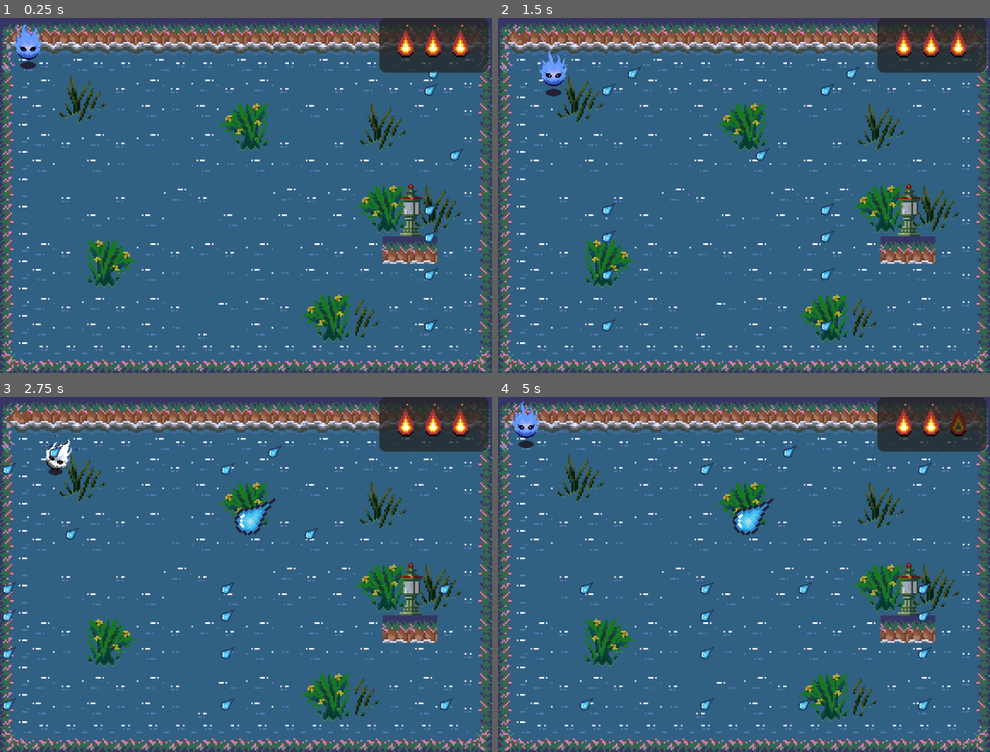
Above: before the commit, frames 1-4 (two rows, left to right).
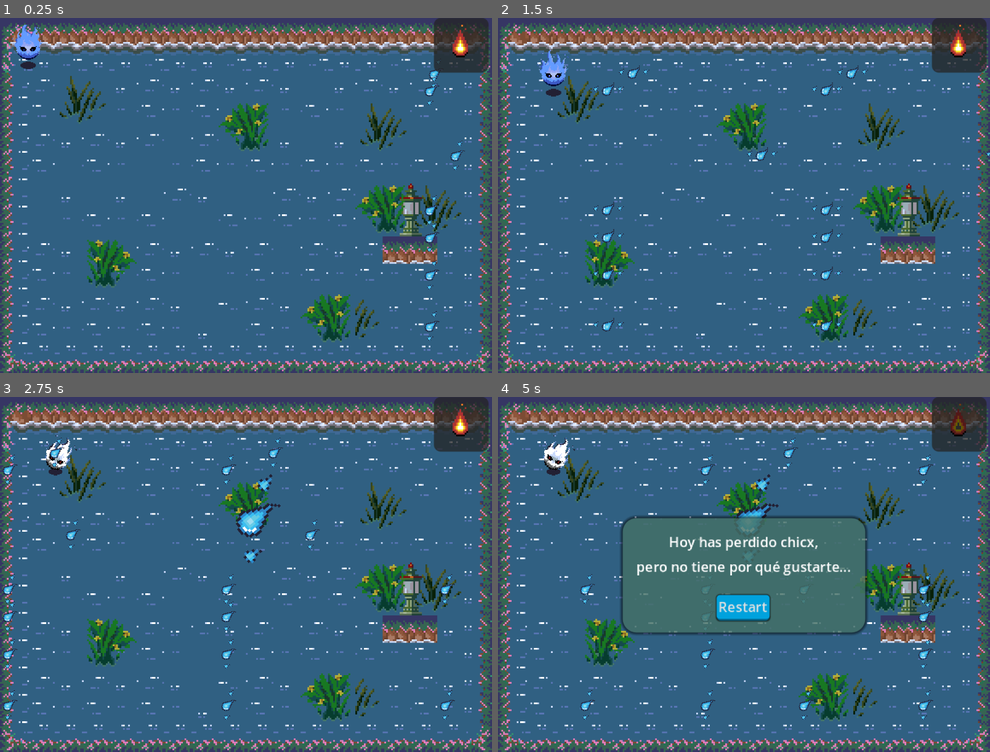
Above: after the commit, the same moments.

Repository: Edric723/Frogger_swamp
Game: Godot game, scene res://src/scenes/main.tscn
The game is run twice, just before and just after one commit, with the same random seed, the same clock (stepped at 60 frames per second) and the same inputs.
Inputs:
- Up to frame 1 (0.25 s): no input
- Up to frame 2 (1.5 s): hold Right (right) 0.53-1.28 s; hold Down (down) from 1.28 s (still down)
- Up to frame 3 (2.75 s): release Down (down) at 2.03 s; hold Right (right) from 2.03 s (still down)
- Up to frame 4 (5 s): release Right (right) at 2.78 s; hold Up (up) 2.78-3.53 s; hold Left (left) from 3.53 s (still down)

The runs differ from the first frame. In frame 1, 2.2% of the frame differs, in the area x 76-95%, y 0-91%; in frame 2, 2.1%; in frame 3, 3.2%; in frame 4, 7.7%, in the area x 2-90%, y 0-91%.

Commit message:
Update - Animación obstaculo y nuevo script.
- Agregué animación para el obstáculo.
- Creé un Script para poder manejar dicha animación.
- Actualicé el readme.
- Fixes menores.

Diff:
--- a/src/scenes/hud.tscn
+++ b/src/scenes/hud.tscn
@@ -95,6 +95,7 @@
 
 [node name="vidas" type="HBoxContainer" parent="MarginContainer/PanelContainer/HBoxContainer"]
 unique_name_in_owner = true
+layout_direction = 3
 layout_mode = 2
 size_flags_horizontal = 4
 size_flags_vertical = 4
--- a/src/scenes/jugador.tscn
+++ b/src/scenes/jugador.tscn
@@ -151,7 +151,7 @@
 
 [node name="AnimatedSprite2D" type="AnimatedSprite2D" parent="."]
 sprite_frames = SubResource("SpriteFrames_fgn7w")
-animation = &"hit"
+animation = &"idle_forward"
 
 [node name="CollisionShape2D" type="CollisionShape2D" parent="."]
 position = Vector2(1, 1)
--- a/src/scenes/main.tscn
+++ b/src/scenes/main.tscn
@@ -17,6 +17,7 @@
 position = Vector2(16, 16)
 scale = Vector2(0.5, 0.5)
 velocidad = 35
+vidas = 1
 
 [node name="spawner_obstaculos" type="Node" parent="."]
 script = ExtResource("3_o81g6")
--- a/src/scenes/obstaculo.tscn
+++ b/src/scenes/obstaculo.tscn
@@ -1,18 +1,42 @@
-[gd_scene load_steps=3 format=3 uid="uid://vyp0puukecbw"]
+[gd_scene load_steps=7 format=3 uid="uid://vyp0puukecbw"]
 
-[ext_resource type="Texture2D" uid="uid://hii16oe7xe88" path="res://_assets/TileSet_Decor.png" id="1_fa7db"]
+[ext_resource type="Script" uid="uid://2t7eiu83lmkg" path="res://src/scripts/obstaculo.gd" id="1_7dp8y"]
+[ext_resource type="Texture2D" uid="uid://sy07so4ukjf3" path="res://_assets/Water_Drop.png" id="1_fa7db"]
+
+[sub_resource type="AtlasTexture" id="AtlasTexture_fa7db"]
+atlas = ExtResource("1_fa7db")
+region = Rect2(0, 0, 32, 32)
+
+[sub_resource type="AtlasTexture" id="AtlasTexture_7dp8y"]
+atlas = ExtResource("1_fa7db")
+region = Rect2(32, 0, 32, 32)
+
+[sub_resource type="SpriteFrames" id="SpriteFrames_ntb8p"]
+animations = [{
+"frames": [{
+"duration": 2.0,
+"texture": SubResource("AtlasTexture_fa7db")
+}, {
+"duration": 2.0,
+"texture": SubResource("AtlasTexture_7dp8y")
+}],
+"loop": true,
+"name": &"water_moving",
+"speed": 5.0
+}]
 
 [sub_resource type="RectangleShape2D" id="RectangleShape2D_7dp8y"]
 size = Vector2(3, 5)
 
 [node name="obstaculo" type="Area2D"]
+script = ExtResource("1_7dp8y")
 
-[node name="Sprite2D" type="Sprite2D" parent="."]
+[node name="AnimatedSprite2D" type="AnimatedSprite2D" parent="."]
 rotation = 0.872665
 scale = Vector2(0.5, 0.5)
-texture = ExtResource("1_fa7db")
-region_enabled = true
-region_rect = Rect2(0, 32, 32, 32)
+sprite_frames = SubResource("SpriteFrames_ntb8p")
+animation = &"water_moving"
+frame_progress = 0.667902
 
 [node name="CollisionShape2D" type="CollisionShape2D" parent="."]
 position = Vector2(-1, 1)
--- a/src/scripts/hud.gd
+++ b/src/scripts/hud.gd
@@ -5,9 +5,6 @@
 @onready var vidas: HBoxContainer = %vidas
 @onready var resultado: Label = $Panel_Resultado/MarginContainer/GridContainer/resultado
 @onready var panel_resultado: PanelContainer = $Panel_Resultado
-@onready var fondo_vidas: ColorRect = $MarginContainer/HBoxContainer/fondo_vidas
-
-
 
 
 ## Variables
@@ -35,7 +32,7 @@
 	## Utilizo size xq es un array
 	if textura_vidas.size() > 0:
 		var textura_vida_activa = textura_vidas.pop_back()
-		## No utilizo queue_free porque cambi el display de la flexbox.
+		## No utilizo queue_free porque modificaría el display de la flexbox.
 		textura_vida_activa.texture = textura_vida_off
 
 
@@ -49,6 +46,5 @@
 	panel_resultado.show()
 
 
-
 func _on_button_pressed() -> void:
 	get_tree().reload_current_scene()
--- a/src/scripts/jugador.gd
+++ b/src/scripts/jugador.gd
@@ -91,12 +91,14 @@
 
 		nueva_posicion = posicion_clampeada
 
+
 func muere() :
 	collision_shape_2d.set_deferred("disabled", true)
 	#animated_sprite_2d.self_modulate = Color(1, 0, 0)
 	animated_sprite_2d.play("hit")
 	set_process_input(false)
 	timer.start()
+
 
 func resetear_jugador() :
 	set_process_input(true)
--- a/src/scripts/linea_obstaculo.gd
+++ b/src/scripts/linea_obstaculo.gd
@@ -6,10 +6,12 @@
 
 @onready var escena_obstaculo: PackedScene = preload("res://src/scenes/obstaculo.tscn")
 
+
 @export var contador_obstaculos = 3
 @export var distancia_entre_obstaculos = 128
 @export var velocidad = 200
 @export var limite_movimiento_x = 290
+
 
 var obstaculos = []
 
@@ -21,6 +23,7 @@
 		add_child(obstaculo)
 		obstaculos.append(obstaculo)
 
+
 func _process(delta: float) -> void:
 	for obstaculo in obstaculos:
 		var nueva_posicion_x = obstaculo.position.x - velocidad * delta
@@ -29,6 +32,7 @@
 		else:
 			obstaculo.position.x = nueva_posicion_x
 
+
 func on_jugador_entra_obstaculo(area: Area2D):
 	if area is Jugador:
 		print("Auch")
--- /dev/null
+++ b/src/scripts/obstaculo.gd
@@ -0,0 +1,9 @@
+extends Area2D
+
+@onready var sprite: AnimatedSprite2D = $AnimatedSprite2D
+
+func _ready():
+	if sprite.sprite_frames.has_animation("water_moving"):
+		sprite.play("water_moving")
+	else:
+		print("El recurso sprite_frames no tiene la animación 'water_moving'")
Binary file added: _assets/Water_Drop.png
Not shown, added: _assets/Water_Drop.png.import
Not shown, changed: readme.txt
Not shown, added: src/scripts/obstaculo.gd.uid
